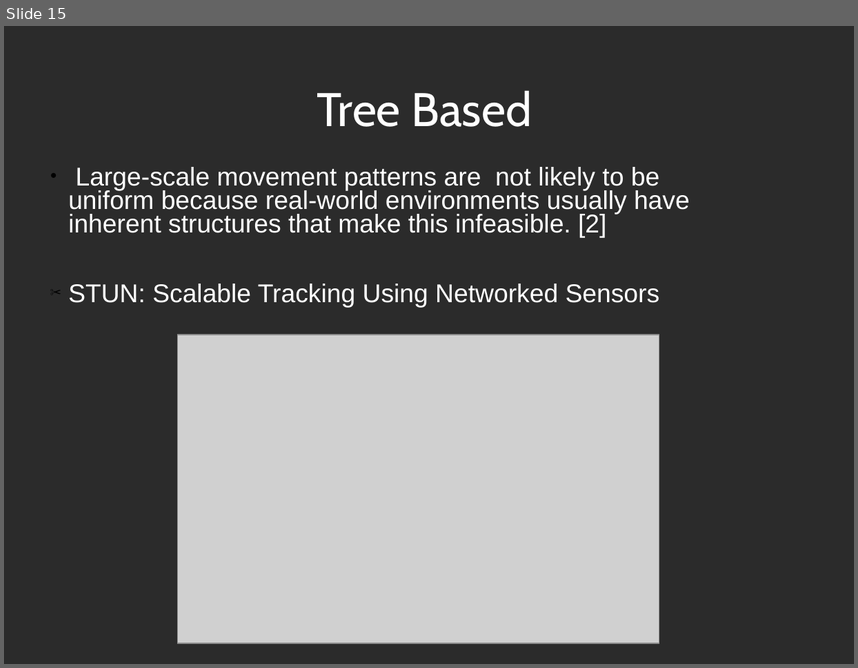
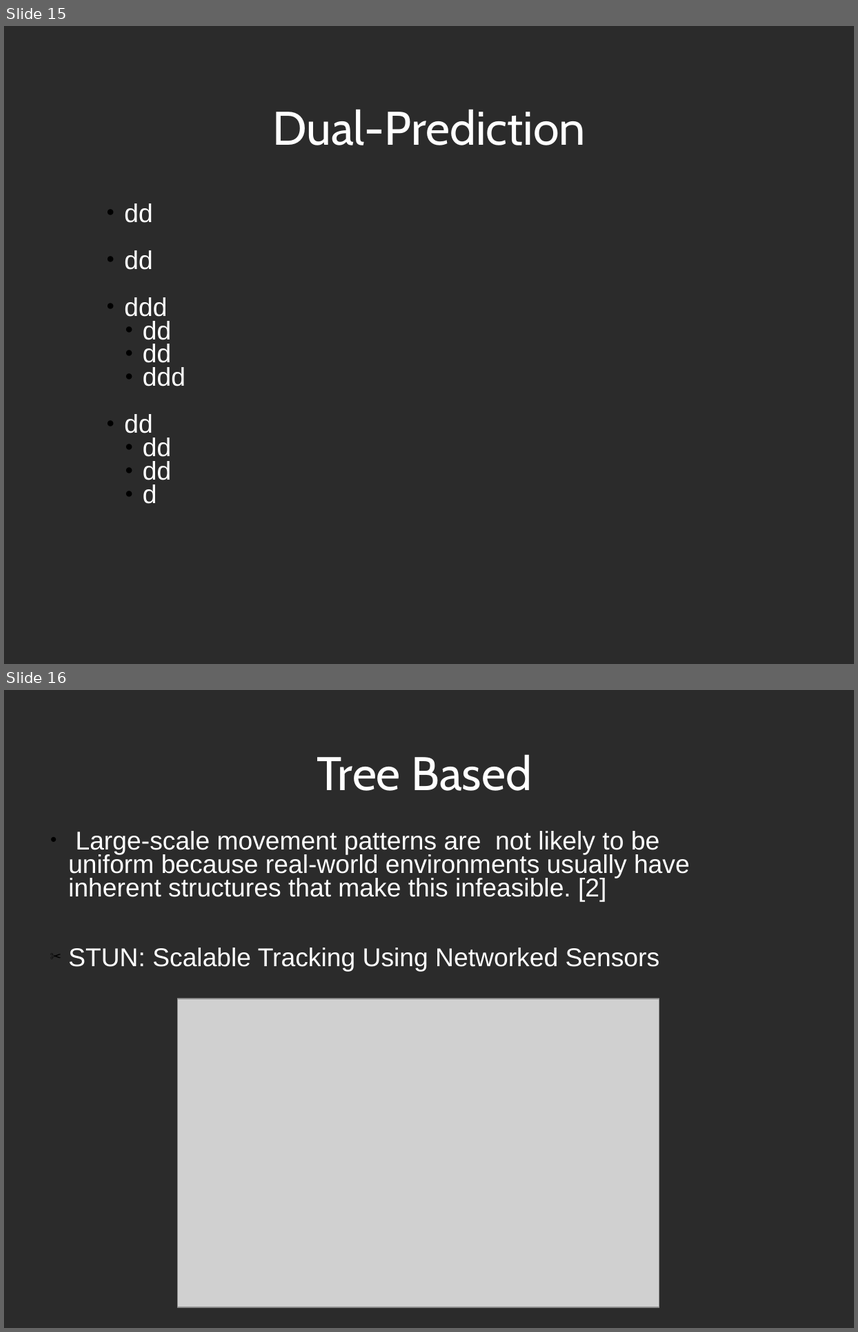
Before and after one commit to LuisEduardoER/baffleship, a slide deck: 370project.ppt. Shown one above the other, each under a label of ours: slide 15 before the commit, slides 15 and 16 after it. The pictures are 858x668 and 858x1332 pixels, drawn with LibreOffice and Linux fonts; fonts in the diff are those of the drawing; grey boxes stand for pictures; background and template pictures are left out; a plain dark background stands for a picture behind light text. Boxes give left, top, right and bottom in pixels: in the first picture for what was removed or moved away, otherwise in the second. Text is boxed around its words. In the diff, an @@ line names an element or a change of style, - is before the commit and + after.

```diff
--- a/370project.ppt
+++ b/370project.ppt
@@ slide 15 added at <box>4,26,854,664</box>, background picture (left out) @@
@@ title added at <box>272,109,586,145</box>, 44 pt, text #FFFFFF @@
+Dual-Prediction
@@ text added at <box>124,203,185,503</box>, 24 pt, text #FFFFFF @@
+  ● dd
+  ● dd
+  ● ddd
+    ● dd
+    ● dd
+    ● ddd
+  ● dd
+    ● dd
+    ● dd
+    ● d
@@ what was slide 15 is now slide 16 @@
```
Also in this commit, not shown: 11 slides changed.
